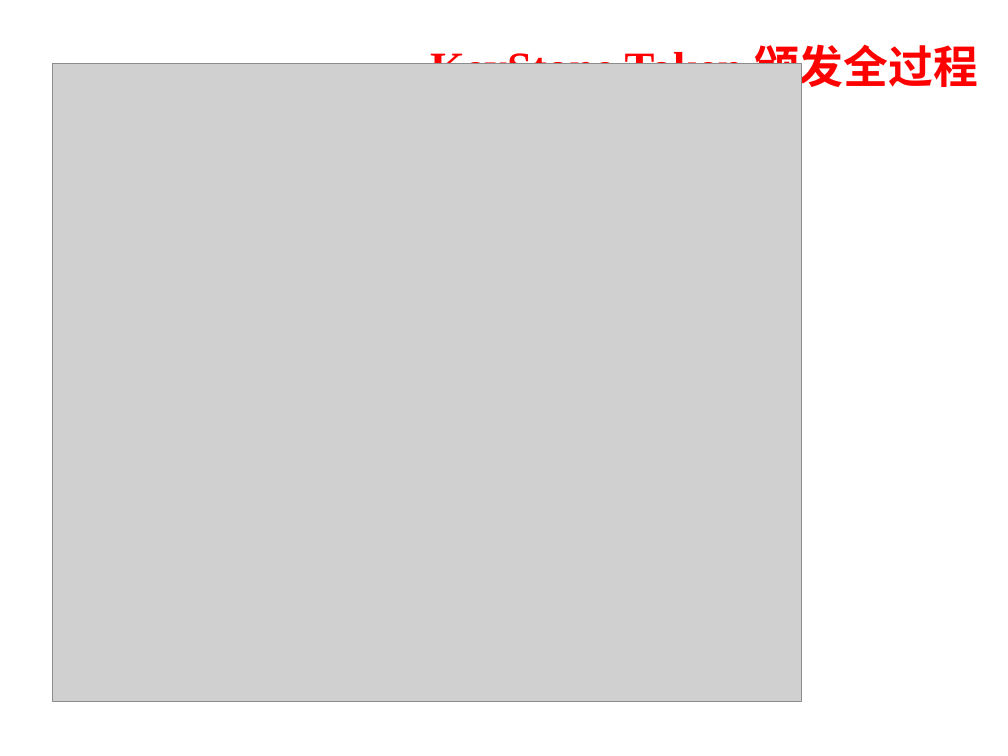
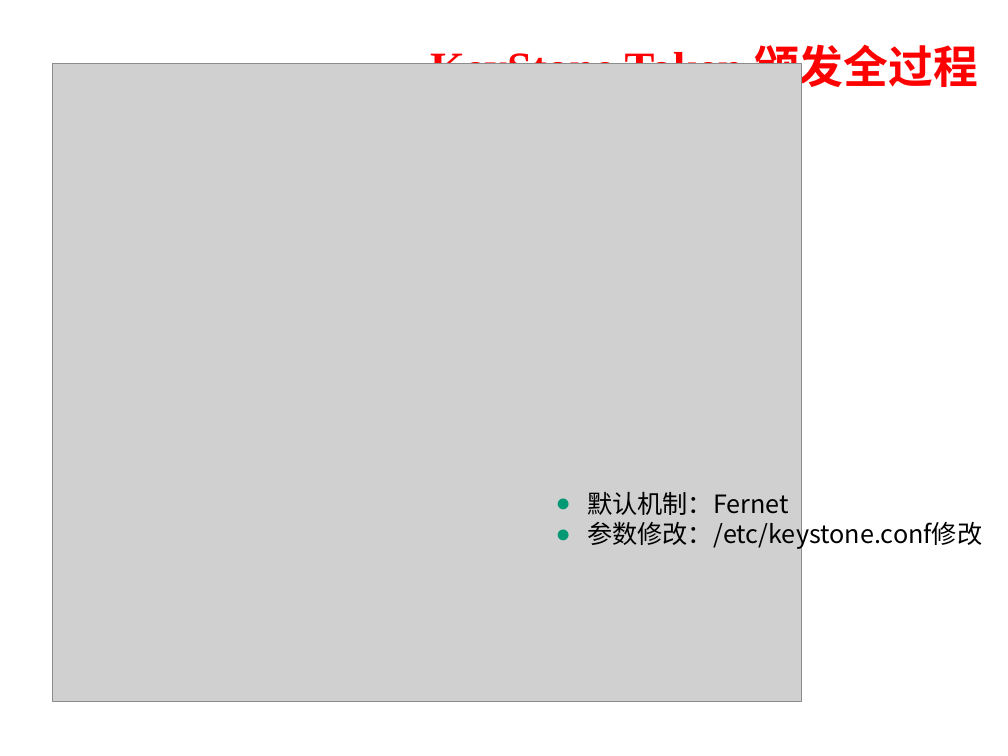
Before and after one commit to kebreathing/E-Learning, a slide deck: slide 16 of 组会/keystone-Token与Fernet.pptx (slide 17 before the commit). Drawn at 1008x756 pixels with LibreOffice and Linux fonts; fonts in the diff are those of the drawing; grey boxes stand for pictures; background and template pictures are left out. Boxes give left, top, right and bottom in pixels: in the first picture for what was removed or moved away, otherwise in the second. Text is boxed around its words. In the diff, an @@ line names an element or a change of style, - is before the commit and + after.

Commit message:
keystone token！

```diff
--- a/组会/keystone-Token与Fernet.pptx
+++ b/组会/keystone-Token与Fernet.pptx
@@ text added at box(587, 492, 982, 549), 18 pt, text #000000 @@
+● 默认机制：Fernet
+● 参数修改：/etc/keystone.conf修改
```
Also in this commit, not shown: 12 other slides changed, 1 slide removed, 2 other files.
